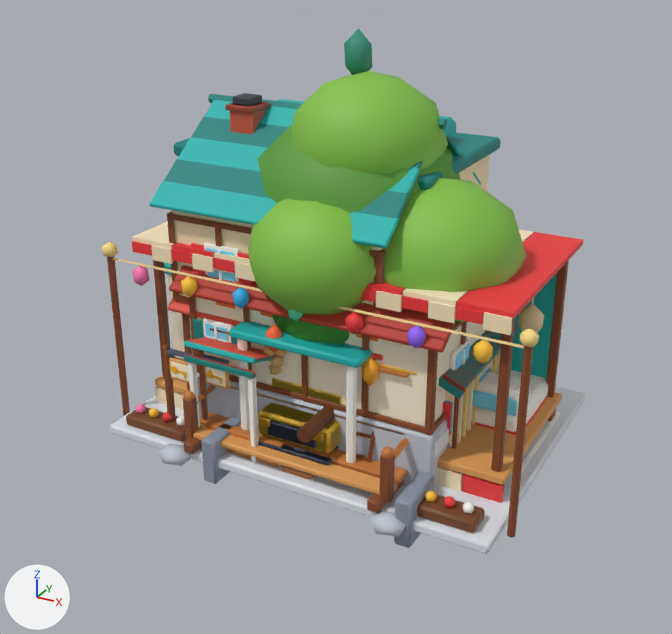
What one commit did to the glTF model public/assets/models/decor.glb.
Camera for both pictures: a 50 mm lens placed at (7.6, -14.6, 9.41), pointed at (-0.53, 0.17, 2.03). Lighting does not change. The marker at lower left points along +X, +Y and +Z. The first picture is the older version.

In view in the first picture: 'cottage_t0', 'cottage_t1', 'cottage_t2', 'hospital', 'old_mill', 'plank_bridge', 'scaffold', 'stage', 'tree2_fir', 'tree2_mango_bare', 'tree2_oak', 'truck_sun' and 4 more.
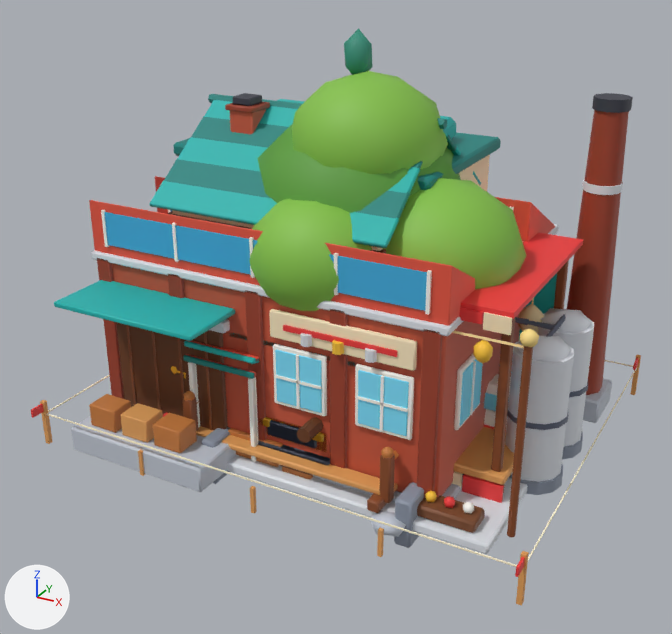
Location of each change, [x1, y1, x2, y2] in pixels of the pictures (672 x 634 px):
'cannery', added: after [54, 93, 633, 502]
'survey_stakes', added: after [31, 354, 641, 606]
'old_mill', unchanged, covered by the edit: before [169, 265, 544, 548]; after [201, 298, 544, 548]
'truck_sun', unchanged, covered by the edit: before [258, 378, 342, 465]; after [258, 417, 330, 465]
'cottage_t1', unchanged, covered by the edit: before [165, 298, 518, 445]; after [186, 340, 259, 445]

The edits, one by one:
Mesh me_mesh_39_1 is new.
It has 192 vertices, 284 faces and spans x -4.75..4.75, y -4.01..3.75, z -0.01..1.51.
It uses material mat_vc.
Mesh me_mesh_37_1 is new.
It has 1272 vertices, 2242 faces and spans x -4.35..4.36, y -3.7..3.35, z 0.0..6.32.
It uses material mat_vc.
Object 'survey_stakes' (ob_survey_stakes) is new; it shows me_mesh_39_1.
Its location is (0.0, 0.0, 0.0).
Object 'cannery' (ob_cannery) is new; it shows me_mesh_37_1.
Its location is (0.0, 0.0, 0.0).
